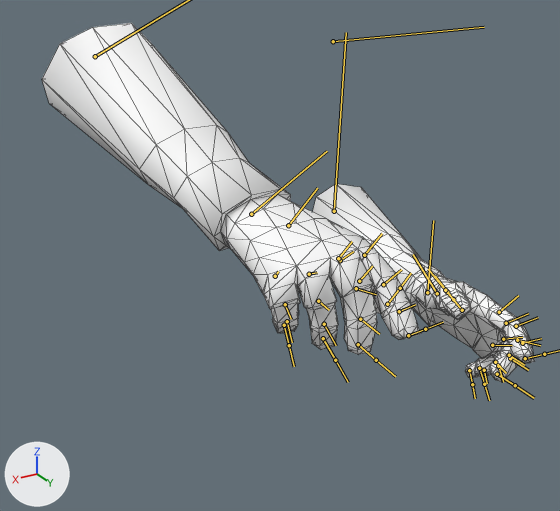
The FBX model Assets/Models/arms.fbx: old version first, new version second.
One viewpoint serves both versions: a camera (50 mm lens) standing at (12.73, 12.12, 5.77) and looking at (5.04, -0.69, -0.63). Every picture has the same lights, and +X, +Y and +Z are marked at lower left. Both versions are drawn at frame 1 of the action 'Armature|L_wrist_Goal|CINEMA_4D_Main|Layer0'; the numbers are the values there. The bones that bend it are drawn over the model as lines. Mesh edges are drawn as thin lines.

The first picture shows 'armmesh'.
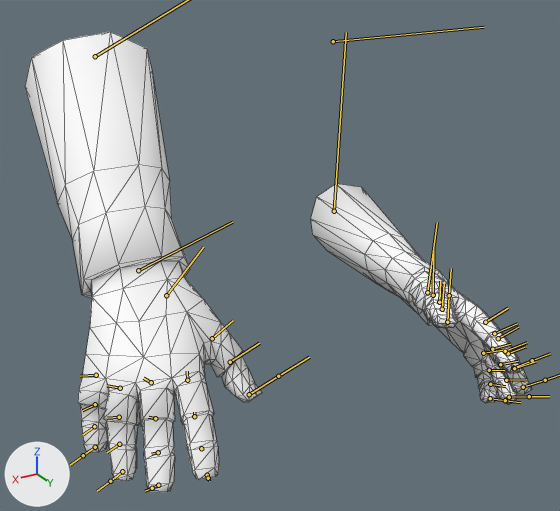
Boxes (x1, y1, x2, y2) around the edits, measured in the pictures (560 x 511 px):
'armmesh', posed (28% taller)
    before: (42, 23, 535, 382)
    after: (25, 32, 532, 492)
bone 'L_wrist', root to tip
    before: (427, 292) to (433, 220)
    after: (427, 292) to (437, 222)
bone 'L_thumb', root to tip
    before: (437, 293) to (413, 254)
    after: (433, 295) to (433, 250)
bone 'L_thumb_2', root to tip
    before: (447, 292) to (435, 276)
    after: (439, 302) to (440, 281)
bone 'L_thumb_3', root to tip
    before: (453, 299) to (437, 279)
    after: (442, 309) to (444, 283)
bone 'L_point_2', root to tip
    before: (516, 326) to (538, 317)
    after: (498, 338) to (518, 327)
bone 'L_middle', root to tip
    before: (506, 323) to (528, 313)
    after: (494, 333) to (517, 323)
bone 'L_middle_2', root to tip
    before: (517, 340) to (540, 345)
    after: (505, 351) to (527, 342)
bone 'L_middle_3', root to tip
    before: (510, 358) to (528, 370)
    after: (514, 368) to (536, 361)
bone 'L_ring', root to tip
    before: (503, 339) to (522, 337)
    after: (492, 349) to (510, 344)
bone 'L_ring_2', root to tip
    before: (509, 355) to (524, 365)
    after: (500, 364) to (518, 361)
bone 'L_ring_3', root to tip
    before: (498, 366) to (503, 382)
    after: (506, 380) to (526, 379)
bone 'L_pink', root to tip
    before: (492, 345) to (512, 345)
    after: (483, 353) to (502, 350)
bone 'L_pink_2', root to tip
    before: (495, 362) to (506, 373)
    after: (489, 370) to (504, 370)
bone 'L_pink_3', root to tip
    before: (484, 370) to (487, 383)
    after: (490, 384) to (505, 386)
bone 'R_wrist', root to tip
    before: (251, 214) to (327, 151)
    after: (138, 270) to (232, 222)
bone 'R_thumb', root to tip
    before: (288, 225) to (317, 188)
    after: (166, 295) to (203, 247)
bone 'R_thumb_2', root to tip
    before: (340, 260) to (353, 251)
    after: (212, 338) to (233, 320)
bone 'R_thumb_3', root to tip
    before: (359, 281) to (372, 266)
    after: (230, 362) to (259, 343)
bone 'R_point', root to tip
    before: (364, 255) to (382, 233)
    after: (187, 380) to (187, 371)
bone 'R_middle', root to tip
    before: (338, 258) to (352, 241)
    after: (151, 382) to (143, 378)
bone 'R_middle_2', root to tip
    before: (356, 288) to (376, 294)
    after: (155, 418) to (148, 417)
bone 'R_middle_3', root to tip
    before: (360, 319) to (379, 334)
    after: (158, 452) to (151, 454)
bone 'R_ring', root to tip
    before: (309, 274) to (317, 272)
    after: (120, 388) to (107, 385)
bone 'R_ring_2', root to tip
    before: (318, 301) to (329, 310)
    after: (119, 417) to (107, 418)
bone 'R_ring_3', root to tip
    before: (324, 324) to (336, 345)
    after: (119, 444) to (107, 452)
bone 'R_pink', root to tip
    before: (275, 276) to (278, 271)
    after: (96, 375) to (80, 376)
bone 'R_pink_2', root to tip
    before: (285, 304) to (291, 319)
    after: (95, 404) to (82, 410)
bone 'R_pink_3', root to tip
    before: (287, 321) to (292, 342)
    after: (94, 426) to (82, 435)

The edits, one by one:
Bone 'L_wrist' (bone_l_wrist) turns from (4, 9, 0) to (0, 0, 0) degrees about its own x, y and z.
Bone 'L_thumb' (bone_l_thumb) turns from (7, 0, -25) to (0, 0, 0) degrees about its own x, y and z.
Bone 'L_thumb_2' (bone_l_thumb_2) turns from (-8, -9, -9) to (0, 0, 0) degrees about its own x, y and z.
Bone 'L_thumb_3' (bone_l_thumb_3) turns from (4, -3, -1) to (0, 0, 0) degrees about its own x, y and z.
Bone 'L_point_2' (bone_l_point_2) turns from (-20, 0, 0) to (0, 0, 0) degrees about its own x, y and z.
Bone 'L_middle' (bone_l_middle) turns from (-8, 0, 0) to (0, 0, 0) degrees about its own x, y and z.
Bone 'L_middle_2' (bone_l_middle_2) turns from (-43, 0, 0) to (0, 0, 0) degrees about its own x, y and z.
Bone 'L_middle_3' (bone_l_middle_3) turns from (-17, 0, 0) to (0, 0, 0) degrees about its own x, y and z.
Bone 'L_ring' (bone_l_ring) turns from (-17, 0, 0) to (0, 0, 0) degrees about its own x, y and z.
Bone 'L_ring_2' (bone_l_ring_2) turns from (-46, 0, 0) to (0, 0, 0) degrees about its own x, y and z.
Bone 'L_ring_3' (bone_l_ring_3) turns from (-28, 0, 0) to (0, 0, 0) degrees about its own x, y and z.
Bone 'L_pink' (bone_l_pink) turns from (-18, 0, 0) to (0, 0, 0) degrees about its own x, y and z.
Bone 'L_pink_2' (bone_l_pink_2) turns from (-42, 0, 0) to (0, 0, 0) degrees about its own x, y and z.
Bone 'L_pink_3' (bone_l_pink_3) turns from (-26, 0, 0) to (0, 0, 0) degrees about its own x, y and z.
Bone 'R_elbow' (bone_r_elbow) turns from (24, -1, 21) to (0, 0, 0) degrees about its own x, y and z.
Bone 'R_wrist' (bone_r_wrist) turns from (5, -12, -1) to (0, 0, 0) degrees about its own x, y and z.
Bone 'R_thumb' (bone_r_thumb) turns from (-10, 9, 15) to (0, 0, 0) degrees about its own x, y and z.
Bone 'R_thumb_2' (bone_r_thumb_2) turns from (-4, 1, 18) to (0, 0, 0) degrees about its own x, y and z.
Bone 'R_thumb_3' (bone_r_thumb_3) turns from (14, 0, 0) to (0, 0, 0) degrees about its own x, y and z.
Bone 'R_point' (bone_r_point) turns from (-15, -4, 0) to (0, 0, 0) degrees about its own x, y and z.
Bone 'R_middle' (bone_r_middle) turns from (-15, 0, 0) to (0, 0, 0) degrees about its own x, y and z.
Bone 'R_middle_2' (bone_r_middle_2) turns from (-35, 0, 0) to (0, 0, 0) degrees about its own x, y and z.
Bone 'R_middle_3' (bone_r_middle_3) turns from (-14, 0, 0) to (0, 0, 0) degrees about its own x, y and z.
Bone 'R_ring' (bone_r_ring) turns from (-35, 0, 0) to (0, 0, 0) degrees about its own x, y and z.
Bone 'R_ring_2' (bone_r_ring_2) turns from (-16, -1, 0) to (0, 0, 0) degrees about its own x, y and z.
Bone 'R_ring_3' (bone_r_ring_3) turns from (-20, 0, 0) to (0, 0, 0) degrees about its own x, y and z.
Bone 'R_pink' (bone_r_pink) turns from (-21, 0, 0) to (0, 0, 0) degrees about its own x, y and z.
Bone 'R_pink_2' (bone_r_pink_2) turns from (-35, 0, 0) to (0, 0, 0) degrees about its own x, y and z.
Bone 'R_pink_3' (bone_r_pink_3) turns from (-34, 0, 0) to (0, 0, 0) degrees about its own x, y and z.
